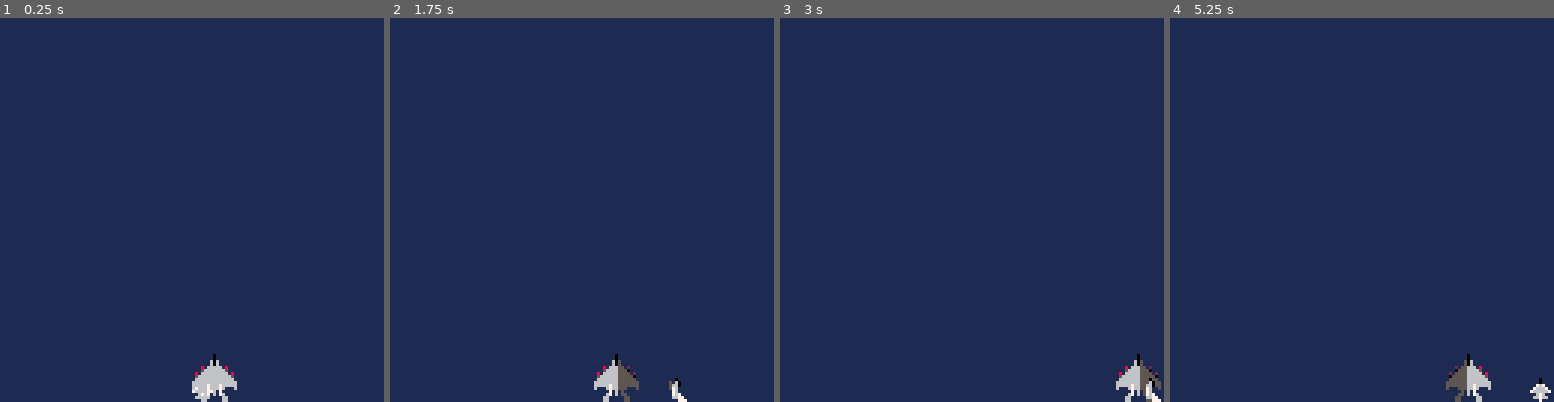
Above: before the commit, frames 1-4 (left to right).
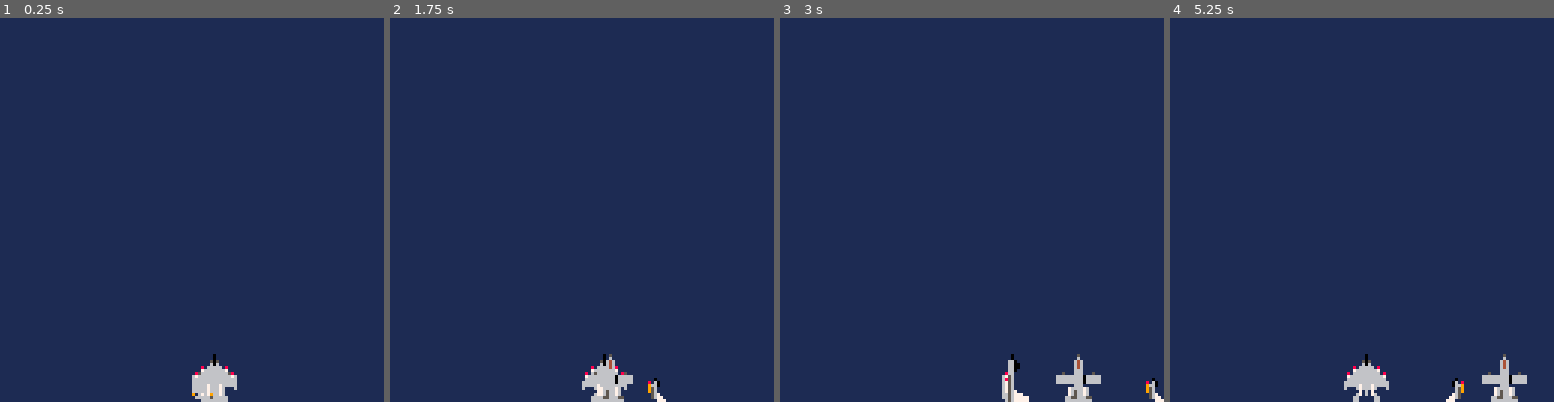
Above: after the commit, the same moments.

Repository: ryangrossGitHub/carts
Game: PICO-8 cartridge ef1.p8
The game is run twice, just before and just after one commit, with the same random seed, the same clock (stepped at 60 frames per second) and the same inputs.
Inputs:
- Up to frame 1 (0.25 s): no input
- Up to frame 2 (1.75 s): tap O (Z key) at 0.7, 1.7 s; hold Right from 1.6 s (still down)
- Up to frame 3 (3 s): release Right at 2.1 s; tap O (Z key) at 2.1, 2.5, 2.9 s; hold Right from 2.47 s (still down)
- Up to frame 4 (5.25 s): release Right at 3.03 s; hold Left 3.08-3.58 s; tap O (Z key) every 0.4 s from 3.3 to 4.9 s; hold Right 4.02-4.68 s; hold Left from 5.08 s (still down)

The runs differ from the first frame. In frame 1, 0.2% of the frame differs, in the area x 50-62%, y 89-100%; in frame 2, 1.2%; in frame 3, 1.8%; in frame 4, 2.2%, in the area x 45-100%, y 87-100%.

Commit message:
Added warthog.

Diff:
--- a/ef1.p8
+++ b/ef1.p8
@@ -6,6 +6,95 @@
 #include src/player.lua
 #include src/eagle.lua
 #include src/falcon.lua
+#include src/warthog.lua
+…(88 lines of a section not shown)…
 
 
 
@@ -48,20 +137,20 @@
 
 
 __map__
-4040404040404040404040404040404000000000000000000000000000000000000000000000000000000000000000000000000000000000000000000000000000000000000000000000000000000000000000000000000000000000000000000000000000000000000000000000000000000000000000000000000000000000
-4040404040404040404040404040404000000000000000000000000000000000000000000000000000000000000000000000000000000000000000000000000000000000000000000000000000000000000000000000000000000000000000000000000000000000000000000000000000000000000000000000000000000000
-4040404040404040404040404040404000000000000000000000000000000000000000000000000000000000000000000000000000000000000000000000000000000000000000000000000000000000000000000000000000000000000000000000000000000000000000000000000000000000000000000000000000000000
-4040404040404040404040404040404000000000000000000000000000000000000000000000000000000000000000000000000000000000000000000000000000000000000000000000000000000000000000000000000000000000000000000000000000000000000000000000000000000000000000000000000000000000
-4040404040404040404040404040404000000000000000000000000000000000000000000000000000000000000000000000000000000000000000000000000000000000000000000000000000000000000000000000000000000000000000000000000000000000000000000000000000000000000000000000000000000000
-4040404040404040404040404040404000000000000000000000000000000000000000000000000000000000000000000000000000000000000000000000000000000000000000000000000000000000000000000000000000000000000000000000000000000000000000000000000000000000000000000000000000000000
-4040404040404040404040404040404000000000000000000000000000000000000000000000000000000000000000000000000000000000000000000000000000000000000000000000000000000000000000000000000000000000000000000000000000000000000000000000000000000000000000000000000000000000
-4040404040404040404040404040404000000000000000000000000000000000000000000000000000000000000000000000000000000000000000000000000000000000000000000000000000000000000000000000000000000000000000000000000000000000000000000000000000000000000000000000000000000000
-4040404040404040404040404040404000000000000000000000000000000000000000000000000000000000000000000000000000000000000000000000000000000000000000000000000000000000000000000000000000000000000000000000000000000000000000000000000000000000000000000000000000000000
-4040404040404040404040404040404000000000000000000000000000000000000000000000000000000000000000000000000000000000000000000000000000000000000000000000000000000000000000000000000000000000000000000000000000000000000000000000000000000000000000000000000000000000
-4040404040404040404040404040404000000000000000000000000000000000000000000000000000000000000000000000000000000000000000000000000000000000000000000000000000000000000000000000000000000000000000000000000000000000000000000000000000000000000000000000000000000000
-4040404040404040404040404040404000000000000000000000000000000000000000000000000000000000000000000000000000000000000000000000000000000000000000000000000000000000000000000000000000000000000000000000000000000000000000000000000000000000000000000000000000000000
-4040404040404040404040404040404000000000000000000000000000000000000000000000000000000000000000000000000000000000000000000000000000000000000000000000000000000000000000000000000000000000000000000000000000000000000000000000000000000000000000000000000000000000
-4040404040404040404040404040404000000000000000000000000000000000000000000000000000000000000000000000000000000000000000000000000000000000000000000000000000000000000000000000000000000000000000000000000000000000000000000000000000000000000000000000000000000000
-4040404040404040404040404040404000000000000000000000000000000000000000000000000000000000000000000000000000000000000000000000000000000000000000000000000000000000000000000000000000000000000000000000000000000000000000000000000000000000000000000000000000000000
-4040404040404040404040404040404000000000000000000000000000000000000000000000000000000000000000000000000000000000000000000000000000000000000000000000000000000000000000000000000000000000000000000000000000000000000000000000000000000000000000000000000000000000
-4040404040404040404040404040404000000000000000000000000000000000000000000000000000000000000000000000000000000000000000000000000000000000000000000000000000000000000000000000000000000000000000000000000000000000000000000000000000000000000000000000000000000000
+ffffffffffffffffffffffffffffffff00000000000000000000000000000000000000000000000000000000000000000000000000000000000000000000000000000000000000000000000000000000000000000000000000000000000000000000000000000000000000000000000000000000000000000000000000000000
+ffffffffffffffffffffffffffffffff00000000000000000000000000000000000000000000000000000000000000000000000000000000000000000000000000000000000000000000000000000000000000000000000000000000000000000000000000000000000000000000000000000000000000000000000000000000
+ffffffffffffffffffffffffffffffff00000000000000000000000000000000000000000000000000000000000000000000000000000000000000000000000000000000000000000000000000000000000000000000000000000000000000000000000000000000000000000000000000000000000000000000000000000000
+ffffffffffffffffffffffffffffffff00000000000000000000000000000000000000000000000000000000000000000000000000000000000000000000000000000000000000000000000000000000000000000000000000000000000000000000000000000000000000000000000000000000000000000000000000000000
+ffffffffffffffffffffffffffffffff00000000000000000000000000000000000000000000000000000000000000000000000000000000000000000000000000000000000000000000000000000000000000000000000000000000000000000000000000000000000000000000000000000000000000000000000000000000
+ffffffffffffffffffffffffffffffff00000000000000000000000000000000000000000000000000000000000000000000000000000000000000000000000000000000000000000000000000000000000000000000000000000000000000000000000000000000000000000000000000000000000000000000000000000000
+ffffffffffffffffffffffffffffffff00000000000000000000000000000000000000000000000000000000000000000000000000000000000000000000000000000000000000000000000000000000000000000000000000000000000000000000000000000000000000000000000000000000000000000000000000000000
+ffffffffffffffffffffffffffffffff00000000000000000000000000000000000000000000000000000000000000000000000000000000000000000000000000000000000000000000000000000000000000000000000000000000000000000000000000000000000000000000000000000000000000000000000000000000
+ffffffffffffffffffffffffffffffff00000000000000000000000000000000000000000000000000000000000000000000000000000000000000000000000000000000000000000000000000000000000000000000000000000000000000000000000000000000000000000000000000000000000000000000000000000000
+ffffffffffffffffffffffffffffffff00000000000000000000000000000000000000000000000000000000000000000000000000000000000000000000000000000000000000000000000000000000000000000000000000000000000000000000000000000000000000000000000000000000000000000000000000000000
+ffffffffffffffffffffffffffffffff00000000000000000000000000000000000000000000000000000000000000000000000000000000000000000000000000000000000000000000000000000000000000000000000000000000000000000000000000000000000000000000000000000000000000000000000000000000
+ffffffffffffffffffffffffffffffff00000000000000000000000000000000000000000000000000000000000000000000000000000000000000000000000000000000000000000000000000000000000000000000000000000000000000000000000000000000000000000000000000000000000000000000000000000000
+ffffffffffffffffffffffffffffffff00000000000000000000000000000000000000000000000000000000000000000000000000000000000000000000000000000000000000000000000000000000000000000000000000000000000000000000000000000000000000000000000000000000000000000000000000000000
+ffffffffffffffffffffffffffffffff00000000000000000000000000000000000000000000000000000000000000000000000000000000000000000000000000000000000000000000000000000000000000000000000000000000000000000000000000000000000000000000000000000000000000000000000000000000
+ffffffffffffffffffffffffffffffff00000000000000000000000000000000000000000000000000000000000000000000000000000000000000000000000000000000000000000000000000000000000000000000000000000000000000000000000000000000000000000000000000000000000000000000000000000000
+ffffffffffffffffffffffffffffffff00000000000000000000000000000000000000000000000000000000000000000000000000000000000000000000000000000000000000000000000000000000000000000000000000000000000000000000000000000000000000000000000000000000000000000000000000000000
+ffffffffffffffffffffffffffffffff00000000000000000000000000000000000000000000000000000000000000000000000000000000000000000000000000000000000000000000000000000000000000000000000000000000000000000000000000000000000000000000000000000000000000000000000000000000
--- a/src/falcon.lua
+++ b/src/falcon.lua
@@ -7,7 +7,7 @@
  w = 1, -- width in sprites
  h = 1, -- height in sprites
  x_dir = 0, -- x direction, -1 for left, 1 for right, 0 for none
- x_speed = 4, -- speed of movement in x direction
+ x_speed = 3, -- speed of movement in x direction
 
  -- Constructor
  init=function (self)
--- a/src/inputs.lua
+++ b/src/inputs.lua
@@ -2,14 +2,18 @@
  if btn(0) then
   if player == 0 then
    left(eagle)
+  elseif player == 1 then
+   left(falcon)
   else
-   left(falcon)
+   left(warthog)
   end
  elseif btn(1) then
   if player == 0 then
    right(eagle)
+  elseif player == 1 then
+   right(falcon)
   else
-   right(falcon)
+   right(warthog)
   end
  else
   eagle.x_dir = 0
@@ -19,6 +23,8 @@
  if btnp(4) then
   if player == 0 then
    player = 1
+  elseif player == 1 then
+   player = 2
   else
    player = 0
   end
--- a/src/main.lua
+++ b/src/main.lua
@@ -15,6 +15,7 @@
 
  eagle:init()
  falcon:init()
+ warthog:init()
 end
 
 function _update60()
@@ -27,10 +28,16 @@
 
  -- Ensure active player is on top
  if player == 0 then
+  draw(warthog)
   draw(falcon)
   draw(eagle)
+ elseif player == 1 then
+  draw(warthog)
+  draw(eagle)
+  draw(falcon)
  else
   draw(eagle)
   draw(falcon)
+  draw(warthog)
  end
 end
--- a/src/player.lua
+++ b/src/player.lua
@@ -1,4 +1,4 @@
-player = 0 -- 0 for eagle, 1 for falcon
+player = 0 -- 0 for eagle, 1 for falcon, 2 for warthog
 
 function draw(obj)
  if obj.x_dir == 0 then
--- /dev/null
+++ b/src/warthog.lua
@@ -0,0 +1,17 @@
+warthog = {
+ s = 34, -- Sprite number
+ sl = 34, -- sprite number when banking left
+ sr = 34, -- sprite number when banking right
+ x = 0, -- x position
+ y = 0, -- Y position
+ w = 2, -- width in sprites
+ h = 2, -- height in sprites
+ x_dir = 0, -- x direction, -1 for left, 1 for right, 0 for none
+ x_speed = 1, -- speed of movement in x direction
+
+ -- Constructor
+ init=function (self)
+  self.x = screen.w/2
+  self.y = screen.h - px_height(self)
+ end,
+}
Not shown, changed: 128 lines of the sprite sheet (__gfx__) section of ef1.p8
